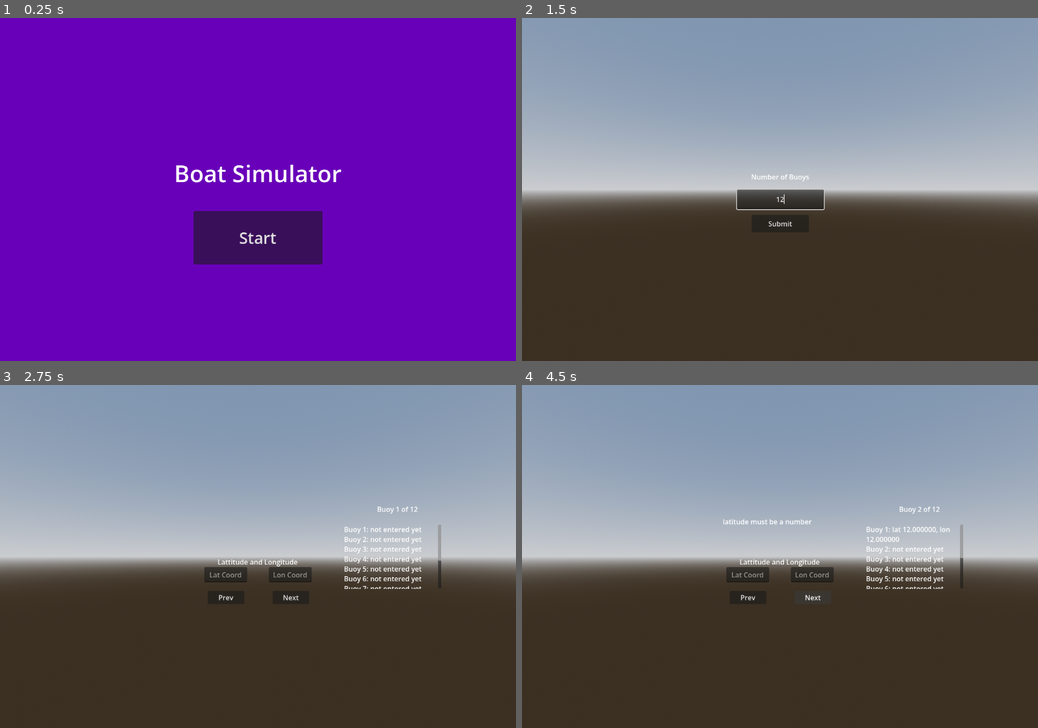
Above: before the commit, frames 1-4 (two rows, left to right).
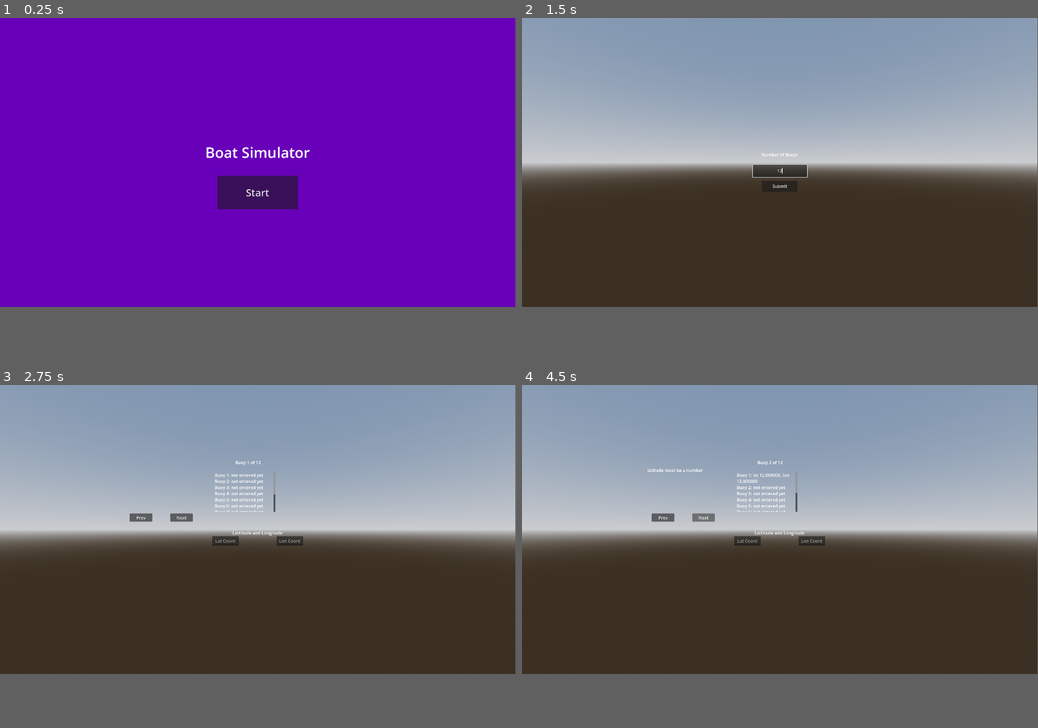
Above: after the commit, the same moments.

Repository: chrissolanilla/boatSim
Game: Godot game, scene res://MainMenu/MainMenu.tscn
Same seed, same stepped clock (60 frames per second), same inputs: the game is played once before the commit and once after it.
Inputs (mouse positions are in pixels of both pictures, inside the frame that each line leads up to):
- Up to frame 1 (0.25 s): no input
- Up to frame 2 (1.5 s): click "Start" at 0.5 s; click (780, 199) at 1.27 s; type "12" at 1.35 s
- Up to frame 3 (2.75 s): click "Submit" at 2 s
- Up to frame 4 (4.5 s): click (749, 573) at 2.77 s; type "12" at 2.85 s; click (810, 573) at 3 s; type "12" at 3.08 s; click "Next" at 3.5 s; click "Next" at 4.25 s
In our replay, the window is 800x533 before the commit and 799x449 after it. These sizes can differ from the game's own. Grey fills any space a smaller window leaves; there, only what the larger window draws over its background counts as a difference.

The runs differ from the first frame. In frame 1, 6.2% of the frame differs, in the area x 34-67%, y 37-72%; in frame 2, 13%; in frame 3, 14%; in frame 4, 14%, in the area x 0-100%, y 0-63%.

Commit message:
make ui to spawn buoys

Diff:
--- a/godot/Level1/Level1.tscn
+++ b/godot/Level1/Level1.tscn
@@ -30,12 +30,10 @@
 
 [node name="Buoys" type="Node3D" parent="." unique_id=792981978]
 
-[node name="Buoy" parent="Buoys" unique_id=744715852 instance=ExtResource("1_yr1vs")]
-transform = Transform3D(1, 0, 0, 0, 1, 0, 0, 0, 1, -1.9850701, 0, 0.43735814)
-
 [node name="n_buoys" type="CanvasLayer" parent="." unique_id=1075508801]
 visible = false
 script = ExtResource("4_22xjp")
+buoy_scene = ExtResource("1_yr1vs")
 
 [node name="number_of_buoys" type="RichTextLabel" parent="n_buoys" unique_id=1441808625]
 anchors_preset = -1
--- a/godot/Level1/level_1.gd
+++ b/godot/Level1/level_1.gd
@@ -11,6 +11,11 @@
 	n_buoys.buoy_count_submitted.connect(
 		buoy_coordinates.show_coordinate_ui
 	)
+	#define the on receive method
+	buoy_coordinates.cordinates_ready.connect(
+		n_buoys.set_buoy_positions
+	)
+
 	#hide the uis at first
 	n_buoys.visible = true
 	buoy_coordinates.visible = false
--- a/godot/Level1/ui_buoys.gd
+++ b/godot/Level1/ui_buoys.gd
@@ -1,8 +1,11 @@
 extends CanvasLayer
+@onready var buoys: Node3D = $"../Buoys"
 
 @onready var n_buoy: LineEdit = $n_buoy
 signal buoy_count_submitted(num_buoys: int)
 var num_buoys: int
+var buoys_arr = []
+@export var buoy_scene: PackedScene
 # Called when the node enters the scene tree for the first time.
 func _ready() -> void:
 	num_buoys = int(n_buoy.text)
@@ -12,7 +15,6 @@
 func _process(delta: float) -> void:
 	pass
 
-
 func _on_submit_n_buoys_pressed() -> void:
 	num_buoys = int(n_buoy.text)
 	print(num_buoys, " IS THE NUMB BUOYS")
@@ -20,3 +22,25 @@
 		#hide the ui and show the cordinates ui
 		self.visible = false
 		buoy_count_submitted.emit(num_buoys)
+		#spawn n number of buoy scences
+		for i in range(num_buoys):
+			var instance = buoy_scene.instantiate()
+			buoys.add_child(instance)
+			#change the position to the actual user entered position
+			instance.position = Vector3(i, i, i)
+			buoys_arr.append(instance)
+
+func set_buoy_positions(coordinates: Array[Vector2]) -> void:
+	for i in range(coordinates.size()):
+		if i >= buoys_arr.size():
+			break
+		var coord := coordinates[i]
+		# coord.x is longitude
+		# coord.y is latitude
+		var lon := coord.x
+		var lat := coord.y
+		# for now, directly map lon/lat into world x/z
+		# later you may want to scale/convert these better
+		buoys_arr[i].position = Vector3(lon, 0, lat)
+
+	print("buoys positioned")
--- a/godot/Level1/ui_cordinates.gd
+++ b/godot/Level1/ui_cordinates.gd
@@ -5,6 +5,8 @@
 @onready var loc_title: RichTextLabel = $loc_title
 @onready var list_of_coordinates: RichTextLabel = $list_of_coordinates
 @onready var try_again: RichTextLabel = $try_again
+
+signal cordinates_ready(cordinates: Array[Vector2])
 
 var num_buoys: int = 0
 var current_buoy_index: int = 0
@@ -92,7 +94,7 @@
 	else:
 		print("all buoys entered")
 		print(coordinates)
-		#later: emit signal here to spawn the buoys
+		cordinates_ready.emit(coordinates)
 
 func _on_prev_pressed() -> void:
 	_save_current_coordinate(false)
--- a/godot/project.godot
+++ b/godot/project.godot
@@ -17,8 +17,9 @@
 
 [display]
 
-window/size/viewport_width=1200
-window/size/viewport_height=800
+window/size/viewport_width=1920
+window/size/viewport_height=1080
+window/size/mode=3
 
 [input]
 
